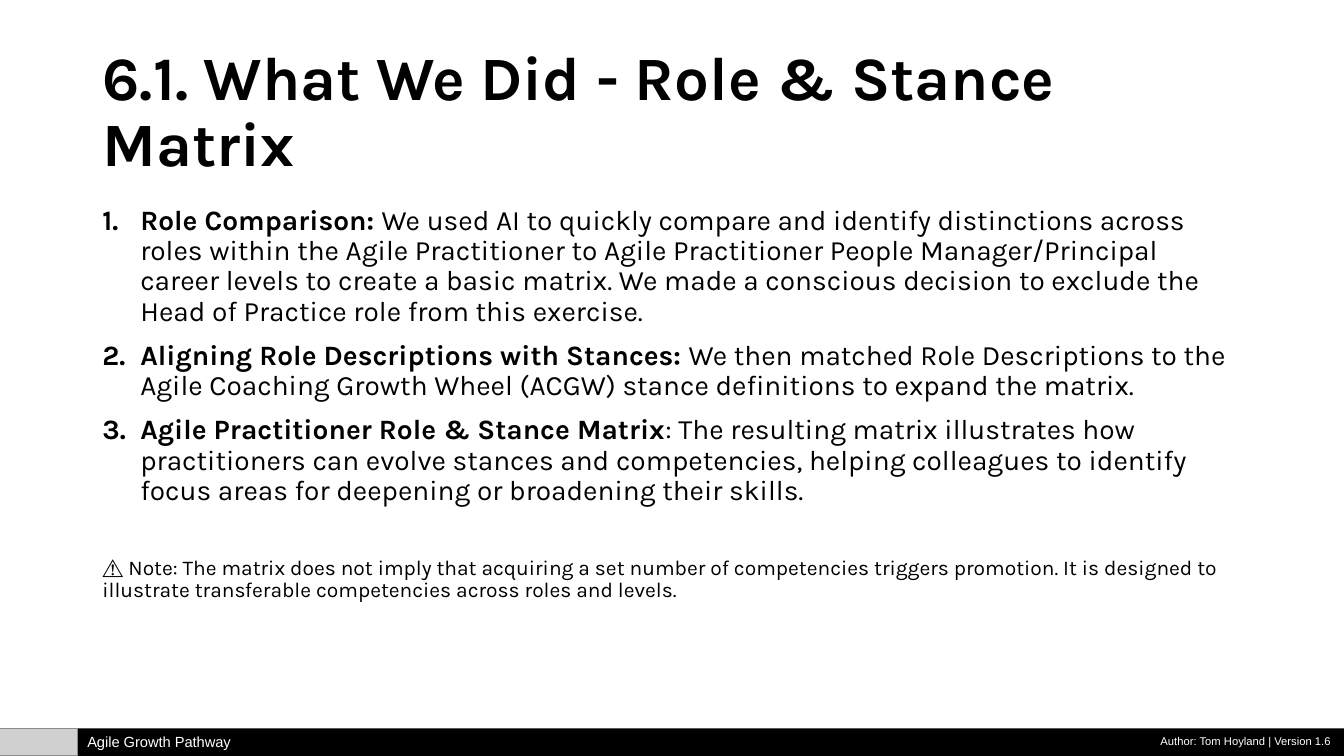
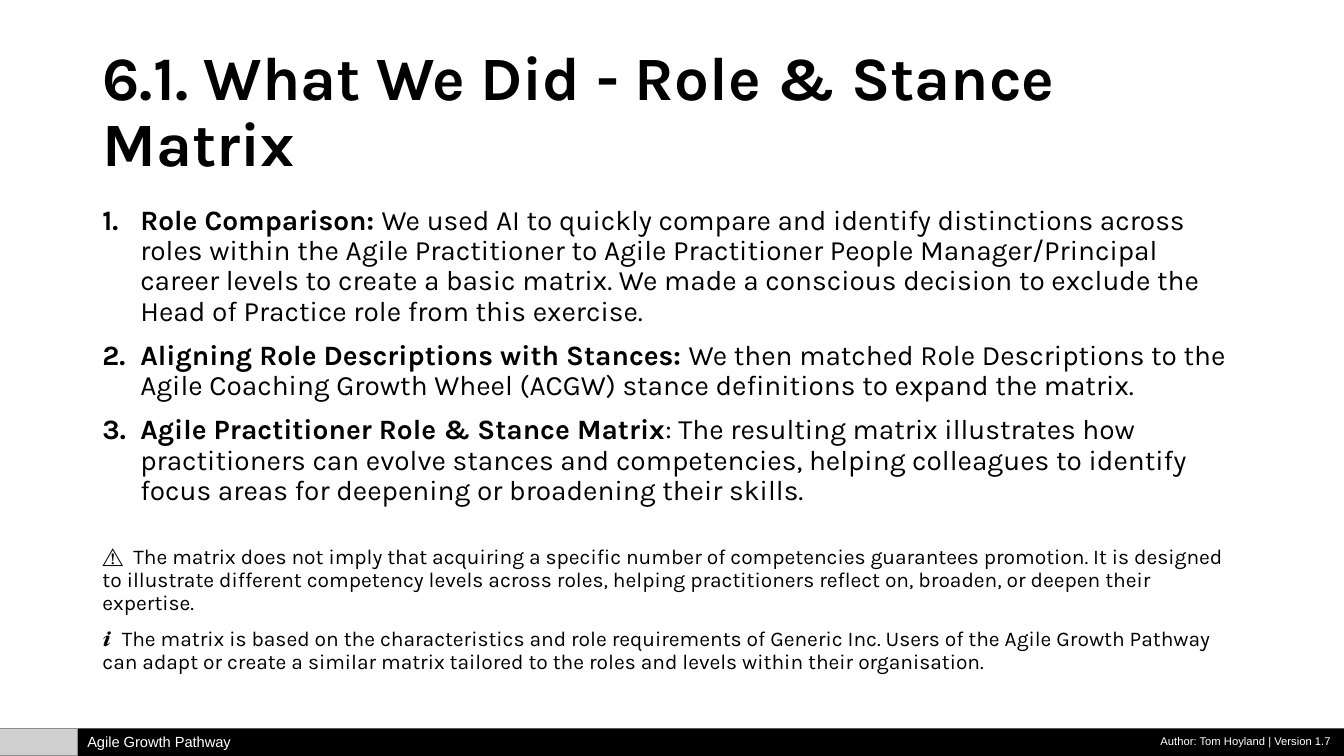
Before and after one commit to tomhoyland/agile-growth-pathway, a slide deck: slide 14 of Agile-Growth-Pathway.pptx. Drawn at 1344x756 pixels with LibreOffice and Linux fonts; fonts in the diff are those of the drawing; grey boxes stand for pictures. Boxes give left, top, right and bottom in pixels: in the first picture for what was removed or moved away, otherwise in the second. Text is boxed around its words. In the diff, an @@ line names an element or a change of style, - is before the commit and + after.

```diff
--- a/Agile-Growth-Pathway.pptx
+++ b/Agile-Growth-Pathway.pptx
@@ text at <box>102,549,1222,674</box>: text changed @@
-⚠️ Note: The matrix does not imply that acquiring a set number of competencies triggers promotion. It is designed to illustrate transferable competencies across roles and levels.
+⚠️ The matrix does not imply that acquiring a specific number of competencies guarantees promotion. It is designed to illustrate different competency levels across roles, helping practitioners reflect on, broaden, or deepen their expertise.
+ℹ️ The matrix is based on the characteristics and role requirements of Generic Inc. Users of the Agile Growth Pathway can adapt or create a similar matrix tailored to the roles and levels within their organisation.
@@ text at <box>1160,737,1331,748</box>: text changed @@
-Author: Tom Hoyland | Version 1.6
+Author: Tom Hoyland | Version 1.7
```
Also in this commit, not shown: 15 other slides changed, 1 other file.
